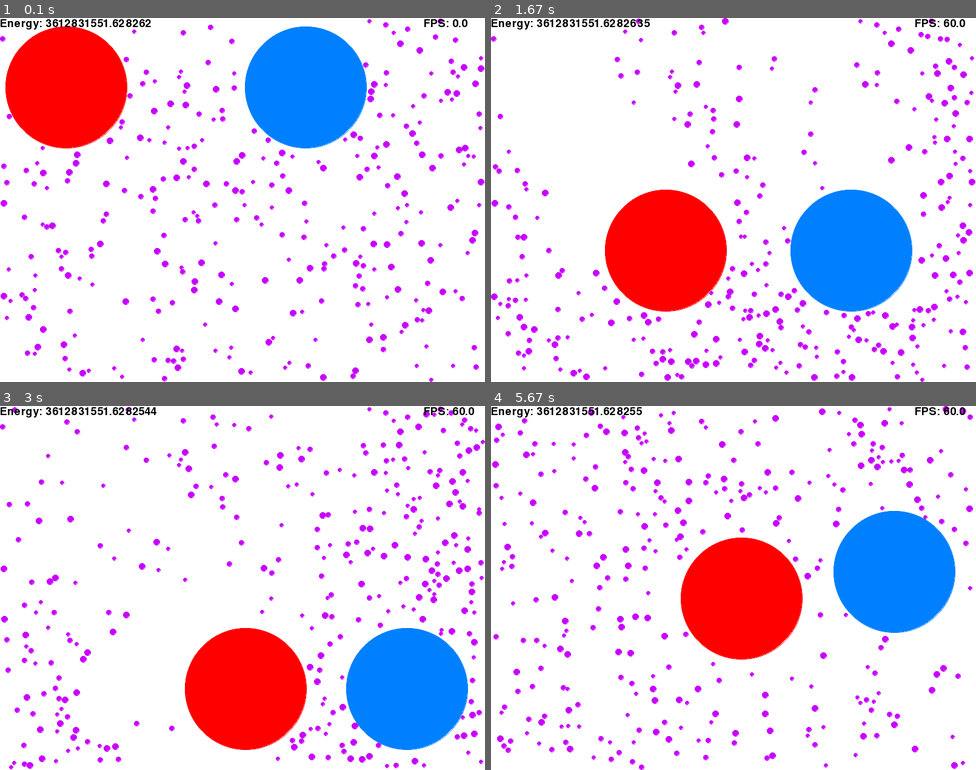
Above: before the commit, frames 1-4 (two rows, left to right).
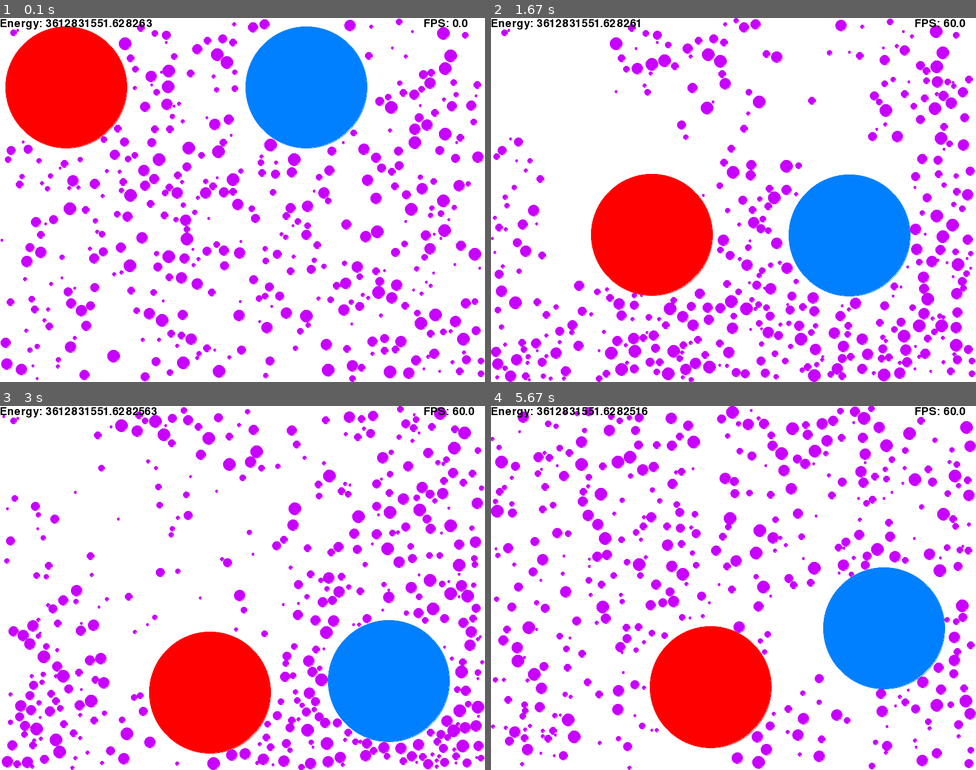
Above: after the commit, the same moments.

Repository: MatKrzykowski/Particles
Game: pygame game, started from Pygame_visualization.py
Two runs of this game, one before a commit and one after it. Both use one fixed random seed, a clock stepped at 60 frames per second and the inputs below.
Inputs:
- Up to frame 1 (0.1 s): no input
- Up to frame 2 (1.67 s): no input
- Up to frame 3 (3 s): no input
- Up to frame 4 (5.67 s): no input

The runs differ from the first frame. In frame 1, 16% of the frame differs, in the area x 0-100%, y 0-100%; in frame 2, 20%; in frame 3, 22%; in frame 4, 33%.

Commit message:
Allow for grid subdivision

Diff:
--- a/BM_common.py
+++ b/BM_common.py
@@ -51,18 +51,17 @@
     i, j - particles,
     dist - distance between i and j, double.
     """
-    if dist <= i.radius + j.radius:  # Collision if distance too small
-        # Scalar product appearing in the calculations
-        i_pos, i_vel = i.position, i.velocity
-        j_pos, j_vel = j.position, j.velocity
-        scalar = np.sum((i_pos - j_pos) * (i_vel - j_vel))
-        if scalar < 0.0:  # Check if collision didn't already happen
-            # Calculation of constant appearing in the calculations
-            A = 2 * scalar / (i.mass + j.mass) / dist**2
-            # Change in the velocity vectors for i and j
-            i.velocity, j.velocity = \
-                i_vel - j.mass * A * (i_pos - j_pos), \
-                j_vel - i.mass * A * (j_pos - i_pos)
+    # Scalar product appearing in the calculations
+    i_pos, i_vel = i.position, i.velocity
+    j_pos, j_vel = j.position, j.velocity
+    scalar = np.sum((i_pos - j_pos) * (i_vel - j_vel))
+    if scalar < 0.0:  # Check if collision didn't already happen
+        # Calculation of constant appearing in the calculations
+        A = 2 * scalar / (i.mass + j.mass) / dist**2
+        # Change in the velocity vectors for i and j
+        i.velocity, j.velocity = \
+            i_vel - j.mass * A * (i_pos - j_pos), \
+            j_vel - i.mass * A * (j_pos - i_pos)
 
 
 ##########################################################################
@@ -78,14 +77,17 @@
         self.n_big = n_big
         self.dt = dt
 
+        self.subgid_size = 100
+
         # List of particles
         self.items = []
 
-        # Matrix with infinite diagonal elements
-        self.inf_triag = np.finfo(np.float64).max / 2 * np.tri(
-            n, n, dtype="float64").transpose()
-
         self.generate_particles()
+
+        assert (WIDTH % self.subgid_size == 0)
+        assert (HEIGHT % self.subgid_size == 0)
+        self.n_grid_x = WIDTH // self.subgid_size
+        self.n_grid_y = HEIGHT // self.subgid_size
 
     def generate_big(self):
         """Add up to 2 big particles in specified locations."""
@@ -138,31 +140,51 @@
         for item in self.items:
             item.increment(self.dt)  # Integrate position using velocity
 
-        # Prepare distance array
-        dist_arr = np.array([i.position for i in self.items])
-
-        # 2D array of distance vectors
-        dist_arr = dist_arr.reshape(self.n, 1, 2) - dist_arr
-        dist_arr = np.hypot(dist_arr[:, :, 0], dist_arr[:, :, 1])
-
-        dist_arr += self.inf_triag  # Make diagonal elements, otherwise 0, infinite
-
-        if self.n_big >= 2:  # Unique interaction of 2 big particles
-            simulation_step(self.items[0], self.items[1], dist_arr[1, 0])
-
-            # Remaining interactions
-            dist_arr = dist_arr[2:, :]  # Remove unnecessary elements
-
-        min_arg = np.argmin(dist_arr, 0)  # Find arguments for minima
-        # Assign pairs i,j so that they point to the minima
-        for i, j in enumerate(min_arg):
-            # Simulation step for found pair of particles
-            simulation_step(self.items[i], self.items[j + self.n_big],
-                            dist_arr[j, i])
+        subgrid = {}
+        for i in range(self.n_grid_x):
+            for j in range(self.n_grid_y):
+                subgrid[(i, j)] = []
+
+        for item in self.items:
+            r = item.radius
+            x = 1 / self.subgid_size
+            min_x = max(0,             int((item.position[0] - r) * x))
+            max_x = min(self.n_grid_x, int((item.position[0] + r) * x) + 1)
+            min_y = max(0,             int((item.position[1] - r) * x))
+            max_y = min(self.n_grid_y, int((item.position[1] + r) * x) + 1)
+            for i in range(min_x, max_x):
+                for j in range(min_y, max_y):
+                    subgrid[(i, j)].append(item)
+
+        for _, item in subgrid.items():
+            self.calc_collisions_subgrid(item)
 
         # Reflect from walls and other effects
         for item in self.items:
             item.reflect()  # Reflect particle from walls
+
+    def calc_collisions_subgrid(self, subgrid):
+        if not subgrid:
+            return None
+        # Prepare distance array
+        n = len(subgrid)
+        dist_arr = np.array([i.position for i in subgrid])
+
+        # 2D array of distance vectors
+        dist_arr = dist_arr.reshape(n, 1, 2) - dist_arr
+        dist_arr = np.hypot(dist_arr[:, :, 0], dist_arr[:, :, 1])
+
+        radius_arr = np.array([i.radius for i in subgrid])
+        radius_arr = radius_arr + radius_arr.reshape(n, 1)
+        radius_arr = radius_arr > dist_arr
+
+        # Assign pairs i,j so that they point to the minima
+        for i, row in enumerate(dist_arr):
+            for j, dist in enumerate(row):
+                if j >= i:
+                    break
+                if radius_arr[i, j]:
+                    simulation_step(subgrid[i], subgrid[j], dist)
 
 
 class Particle:
--- a/Pygame_visualization.py
+++ b/Pygame_visualization.py
@@ -39,7 +39,7 @@
     pygame.display.set_caption('Brownian motion')
 
     # Generate list of particles
-    particles = Particles(3, 5, 2, 300, 0.002)
+    particles = Particles(2, 10, 2, 400, 0.002)
 
     # Prepare print of the text
     fontObj = pygame.font.Font('freesansbold.ttf', FONTSIZE)
